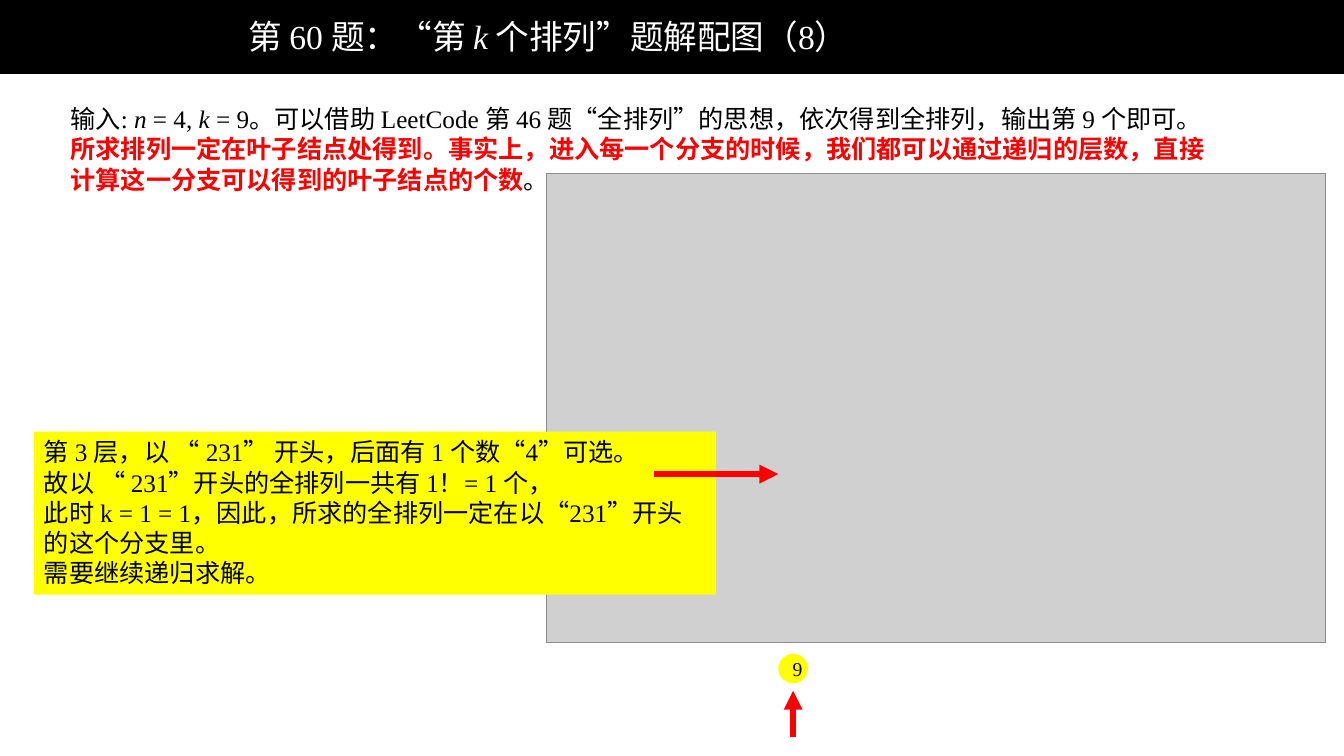
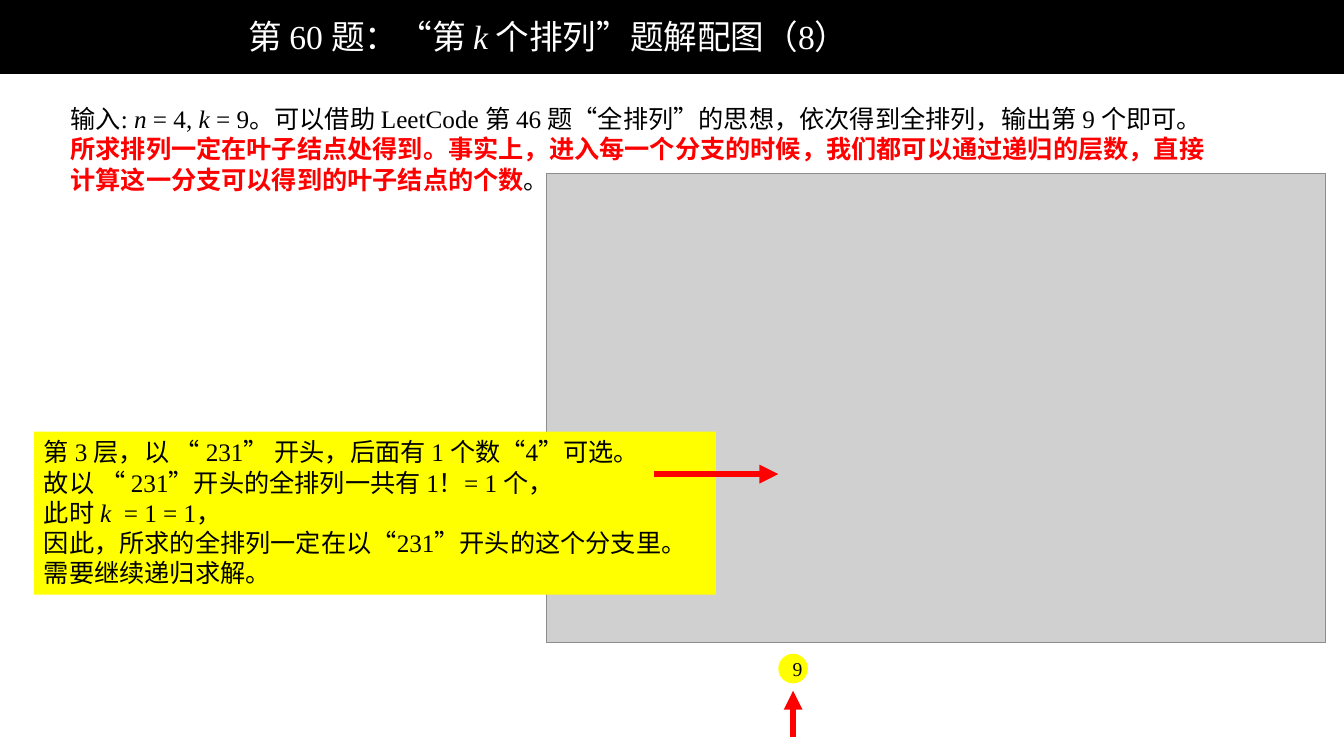
Before and after one commit to liweiwei1419/LeetCode-Solution-PPT, a slide deck: slide 8 of 0001-0100/LeetCode 第 60 题：“第 k 个排列”题解配图.pptx. Drawn at 1344x756 pixels with LibreOffice and Linux fonts; fonts in the diff are those of the drawing; grey boxes stand for pictures; background and template pictures are left out. Boxes give left, top, right and bottom in pixels: in the first picture for what was removed or moved away, otherwise in the second. Text is boxed around its words. In the diff, an @@ line names an element or a change of style, - is before the commit and + after.

```diff
--- a/0001-0100/LeetCode 第 60 题：“第 k 个排列”题解配图.pptx
+++ b/0001-0100/LeetCode 第 60 题：“第 k 个排列”题解配图.pptx
@@ text in rectangle at [44, 500, 687, 555]: text changed @@
-此时 k = 1 = 1，因此，所求的全排列一定在以“231”开头的这个分支里。
+此时 k = 1 = 1，
+因此，所求的全排列一定在以“231”开头的这个分支里。
```
Also in this commit, not shown: 4 other slides changed.
